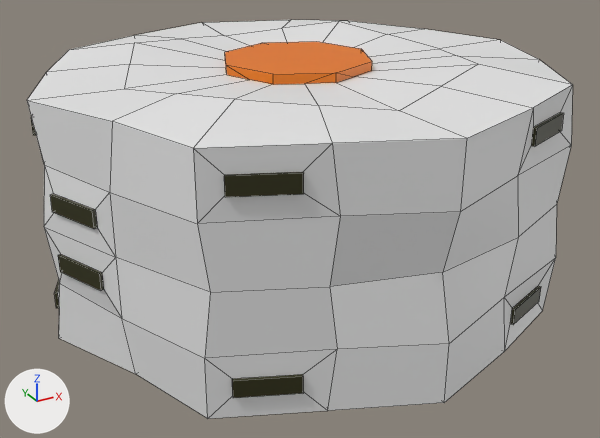
Renders of the FBX model Assets/m_coloniusLory_Maki_Rice_001.fbx from each side of a commit.
The view is the same before and after, from a 50 mm camera at (0.0793, -2.0805, 0.376) aimed at (0.1065, -2.031, 0.3513). The lights are fixed; the arrows at lower left show +X, +Y and +Z. Mesh edges are drawn as thin lines. Where no turn or scale is listed for an object, it has been applied to the vertices.

In view in the first picture: 'm_coloniusLory_Maki_Rice_001'.
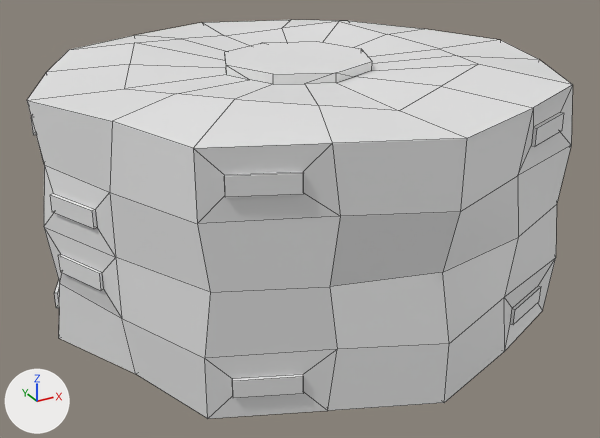
Changed parts and their boxes [x1, y1, x2, y2] in the pictures (600 x 438 px):
part 1 of me_cylinder_003, recoloured (orange to white): [225, 42, 372, 85] in both
part 2 of me_cylinder_003, recoloured: [31, 112, 564, 398] in both

The change in detail:
me_cylinder_003 has 304 vertices, 306 faces and spans x -0.0184..0.0184, y -0.0184..0.0189, z 0.0..0.0184.
me_cylinder_003 is used by ob_m_coloniuslory_maki_rice_001; location (0.10681, -2.03002, 0.34498).
me_cylinder_003 part 1: all 34 faces that had it switch from mat_salmon (orange #e77700) to mat_rice (white #e7e7e7).
me_cylinder_003 part 2: all 90 faces that had it switch from mat_algue (dark yellow #2e2d06) to mat_rice (white #e7e7e7).
